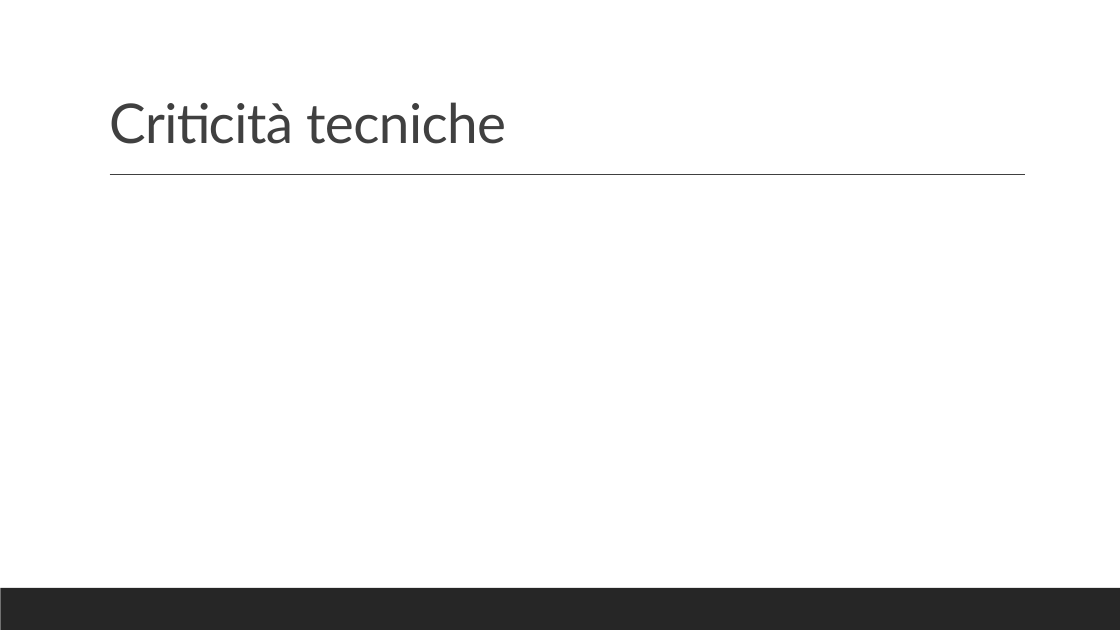
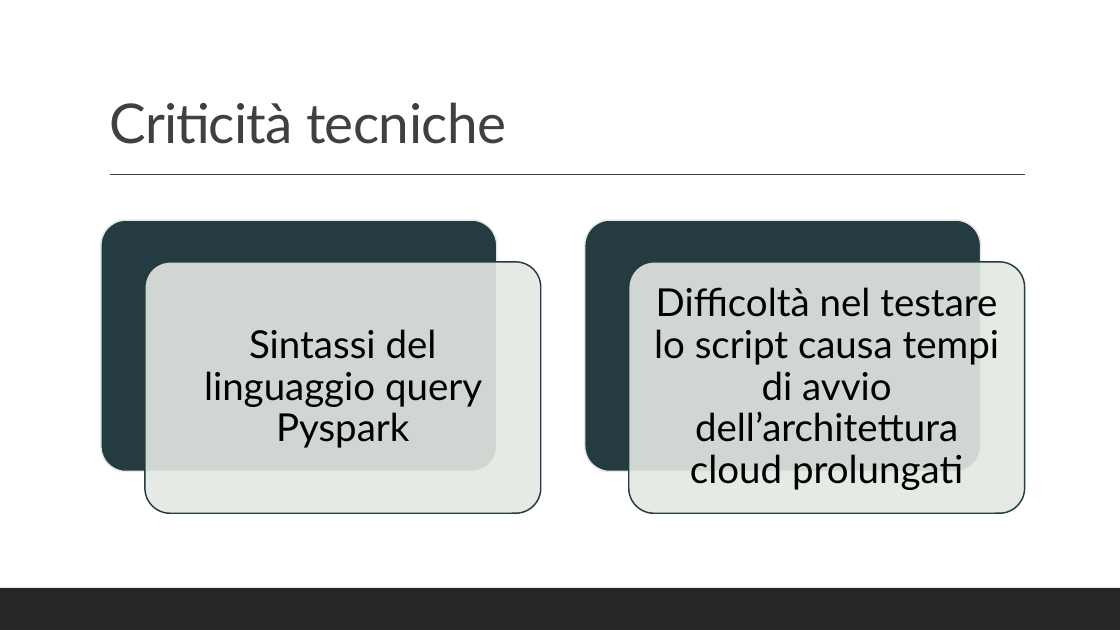
Before and after one commit to PirottaNicola/TC-Mproject_Boffelli_Pirotta, a slide deck: slide 10 of Preparation files/MyTEDx_Presentazione.pptx. Drawn at 1120x630 pixels with LibreOffice and Linux fonts; fonts in the diff are those of the drawing. Boxes give left, top, right and bottom in pixels: in the first picture for what was removed or moved away, otherwise in the second. Text is boxed around its words. In the diff, an @@ line names an element or a change of style, - is before the commit and + after.

```diff
--- a/Preparation files/MyTEDx_Presentazione.pptx
+++ b/Preparation files/MyTEDx_Presentazione.pptx
@@ rectangle added at <box>0,0,1120,630</box>, fill #FFFFFF @@
@@ group added at <box>101,220,1025,513</box>: 4 rounded rectangles, 2 texts @@
+Sintassi del linguaggio query Pyspark
+Difficoltà nel testare lo script causa tempi di avvio dell’architettura cloud prolungati
@@ rectangle removed at <box>0,588,1120,630</box> @@
@@ rectangle added at <box>0,588,1120,630</box>, fill #262626 @@
```
Also in this commit, not shown: 1 other slide changed.
